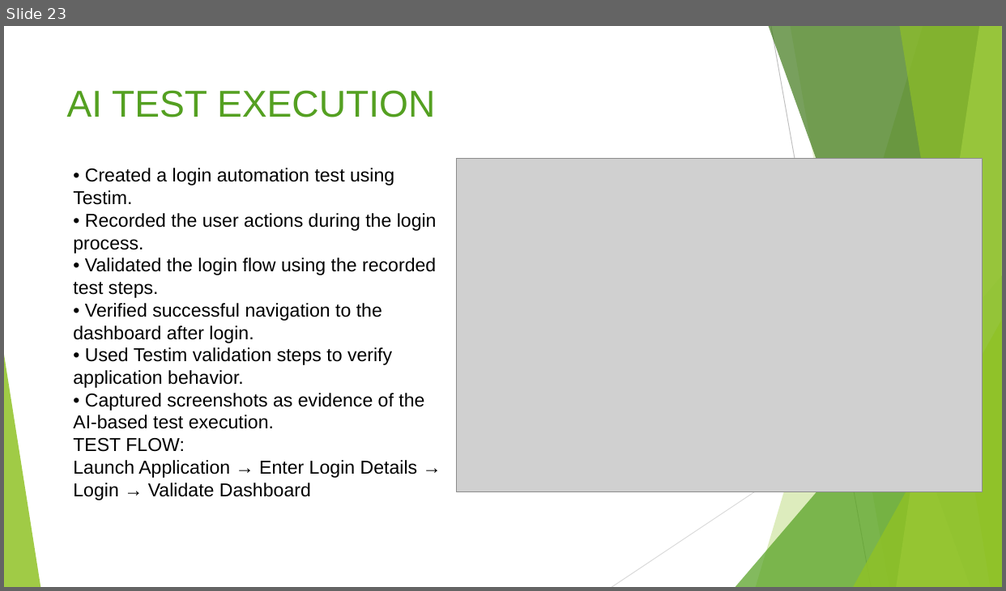
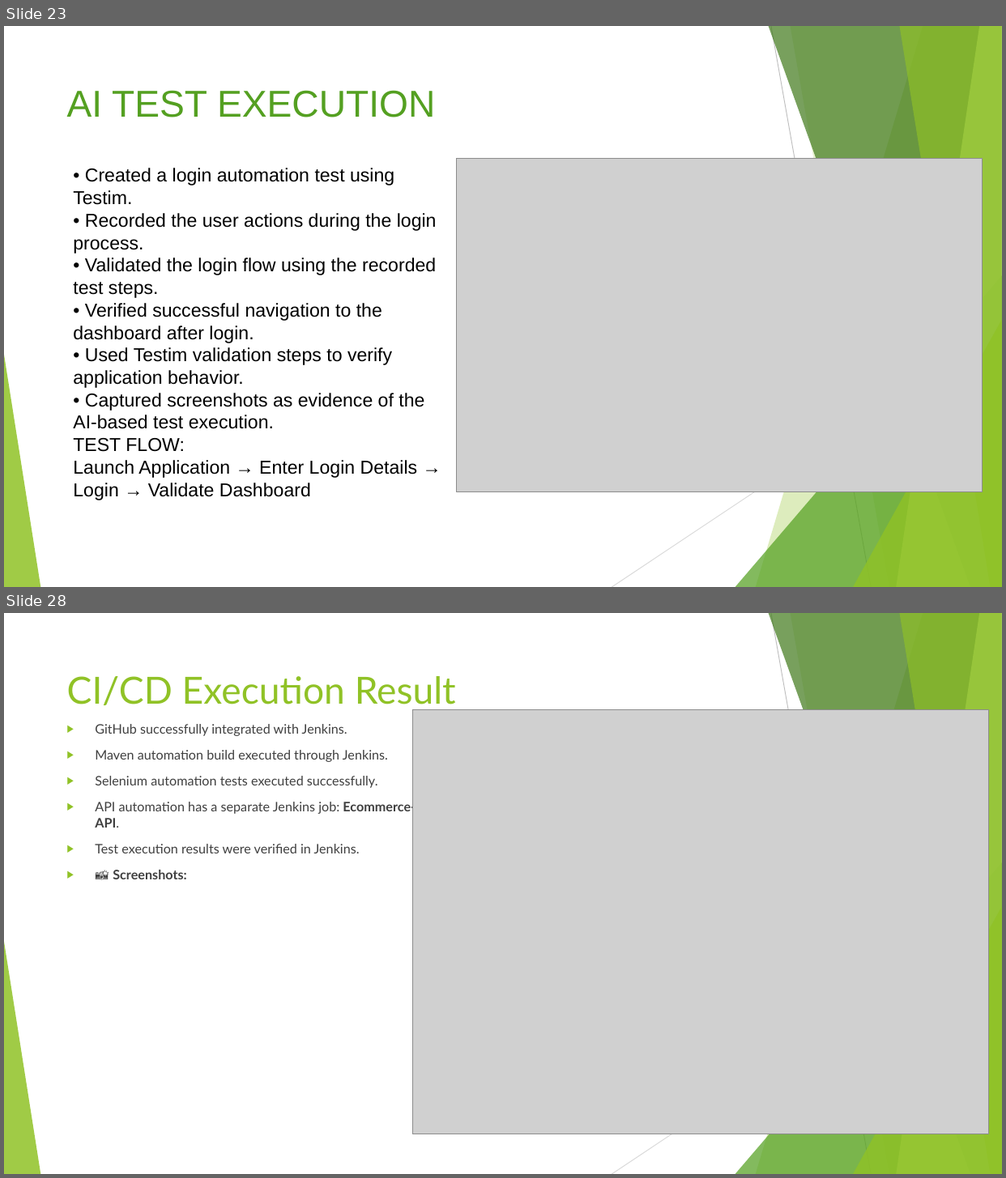
Before and after one commit to Dipali-dp/EcommerceTestingProject, a slide deck: Project_Presentation.pptx. Shown one above the other, each under a label of ours: slide 23 before the commit, slides 23 and 28 after it; the slides between them are not shown. The pictures are 1006x591 and 1006x1178 pixels, drawn with LibreOffice and Linux fonts; fonts in the diff are those of the drawing; grey boxes stand for pictures. Boxes give left, top, right and bottom in pixels: in the first picture for what was removed or moved away, otherwise in the second. Text is boxed around its words. In the diff, an @@ line names an element or a change of style, - is before the commit and + after.

```diff
--- a/Project_Presentation.pptx
+++ b/Project_Presentation.pptx
@@ slide 28 added at box(4, 613, 1002, 1174), background #FFFFFF; not listed: 10 template elements that a slide beside it also shows @@
@@ title added at box(67, 676, 456, 711), 36 pt, text #90C226 @@
+CI/CD Execution Result
@@ picture added at box(413, 709, 989, 1135) @@
@@ text added at box(95, 724, 415, 879), 12.6 pt, text #404040 @@
+▶ GitHub successfully integrated with Jenkins.
+▶ Maven automation build executed through Jenkins.
+▶ Selenium automation tests executed successfully.
+▶ API automation has a separate Jenkins job: Ecommerce-API.
+▶ Test execution results were verified in Jenkins.
+▶ 📸 Screenshots:
```
Also in this commit, not shown: 3 slides changed, 5 other slides added.
